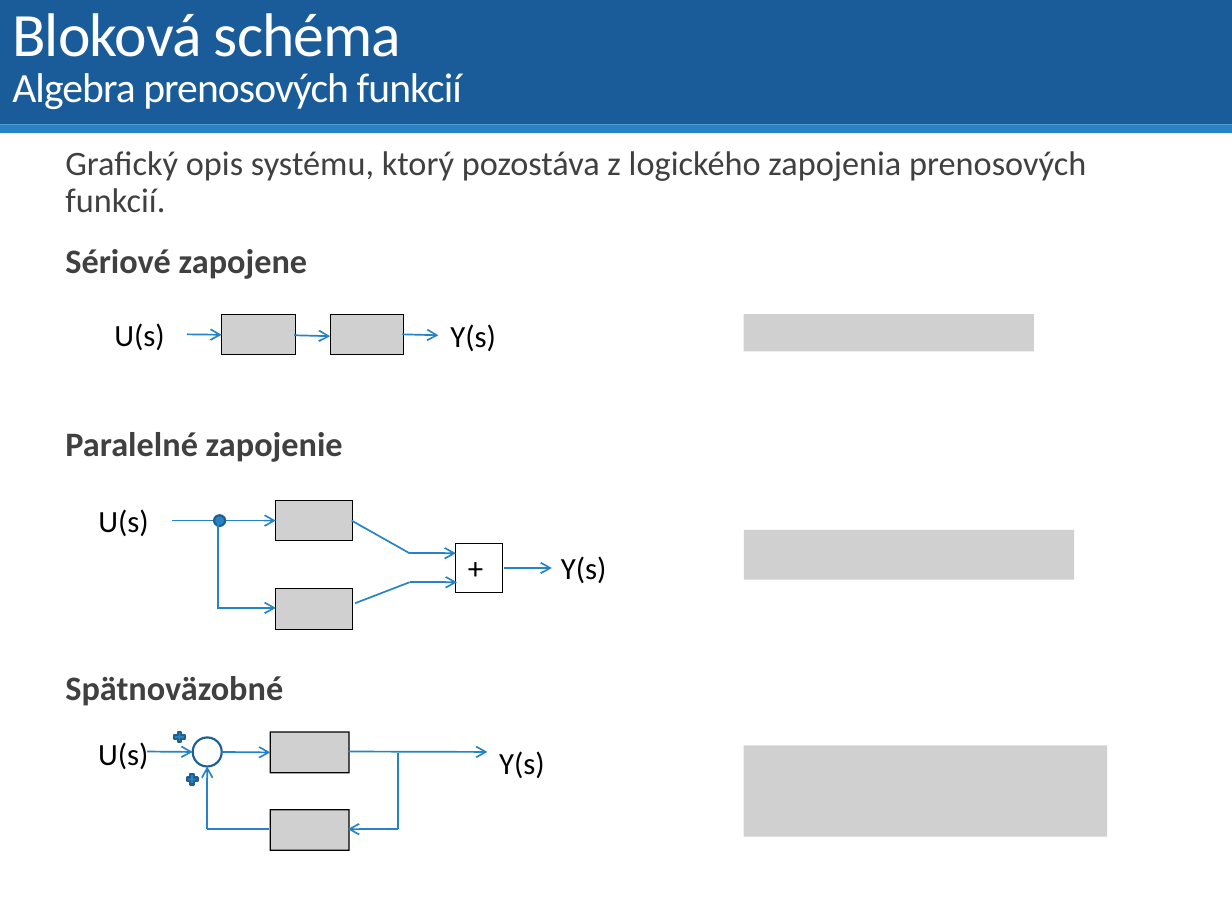
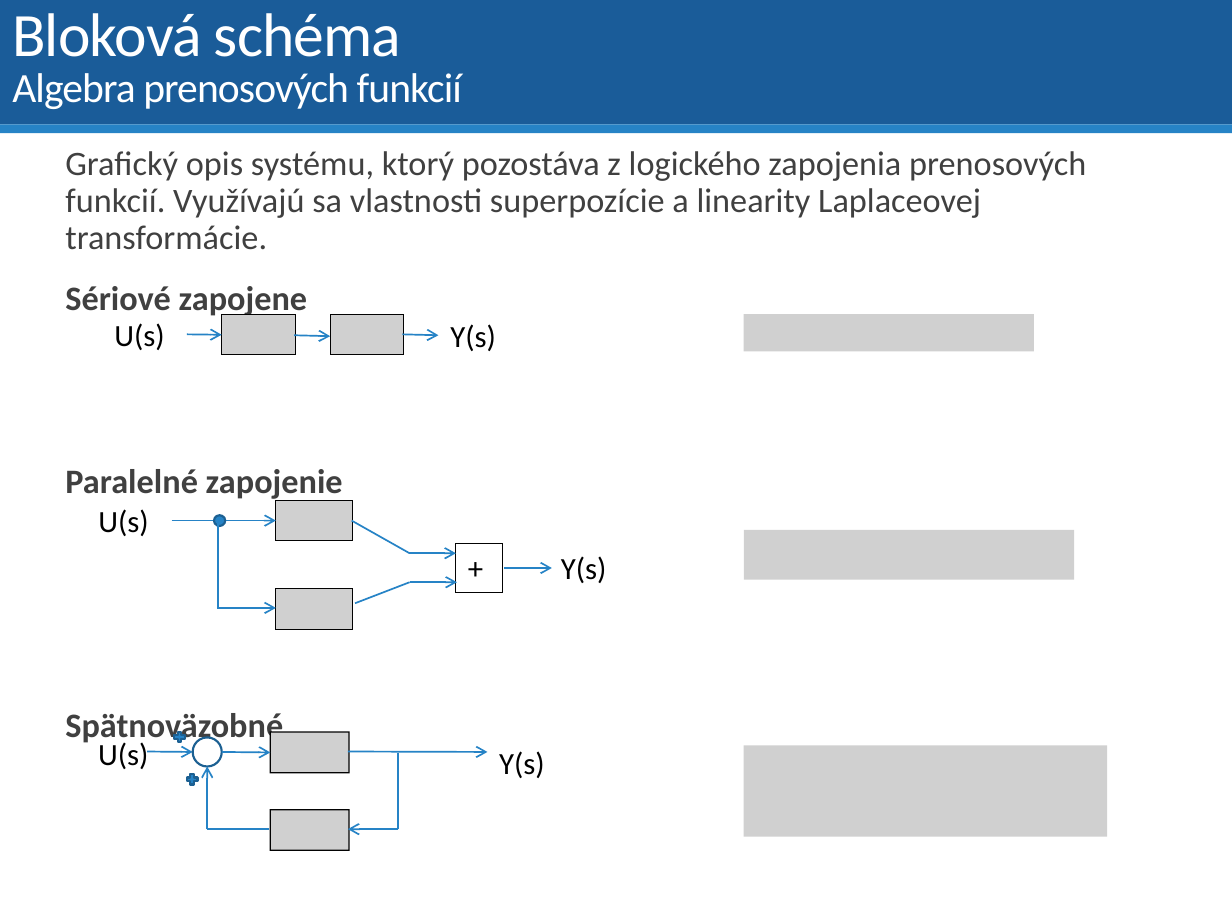
Before and after one commit to dodekm/TeamProjektKybernetika, a slide deck: slide 7 of Nove prednasky/P5 Prenosová funkcia.pptx. Drawn at 1232x924 pixels with LibreOffice and Linux fonts; fonts in the diff are those of the drawing; grey boxes stand for pictures. Boxes give left, top, right and bottom in pixels: in the first picture for what was removed or moved away, otherwise in the second. Text is boxed around its words. In the diff, an @@ line names an element or a change of style, - is before the commit and + after.

```diff
--- a/Nove prednasky/P5 Prenosová funkcia.pptx
+++ b/Nove prednasky/P5 Prenosová funkcia.pptx
@@ text at [65,151,1086,250]: text changed @@
-  Grafický opis systému, ktorý pozostáva z logického zapojenia prenosových funkcií.
+  Grafický opis systému, ktorý pozostáva z logického zapojenia prenosových funkcií. Využívajú sa vlastnosti superpozície a linearity Laplaceovej transformácie.
```
Also in this commit, not shown: 2 other slides changed.
